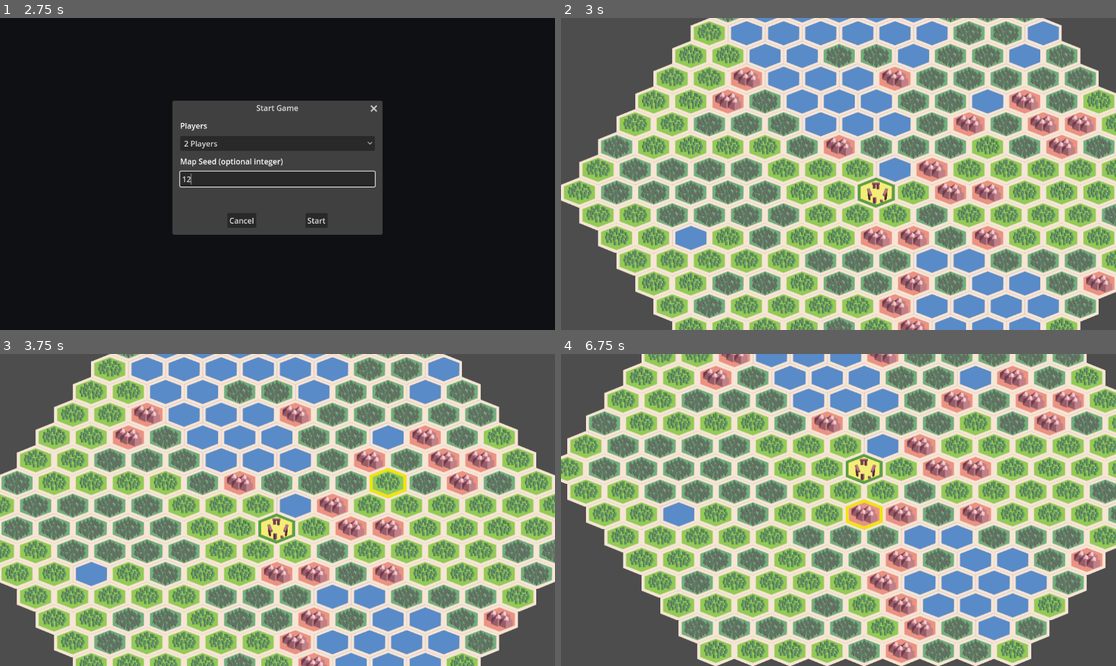
Above: before the commit, frames 1-4 (two rows, left to right).
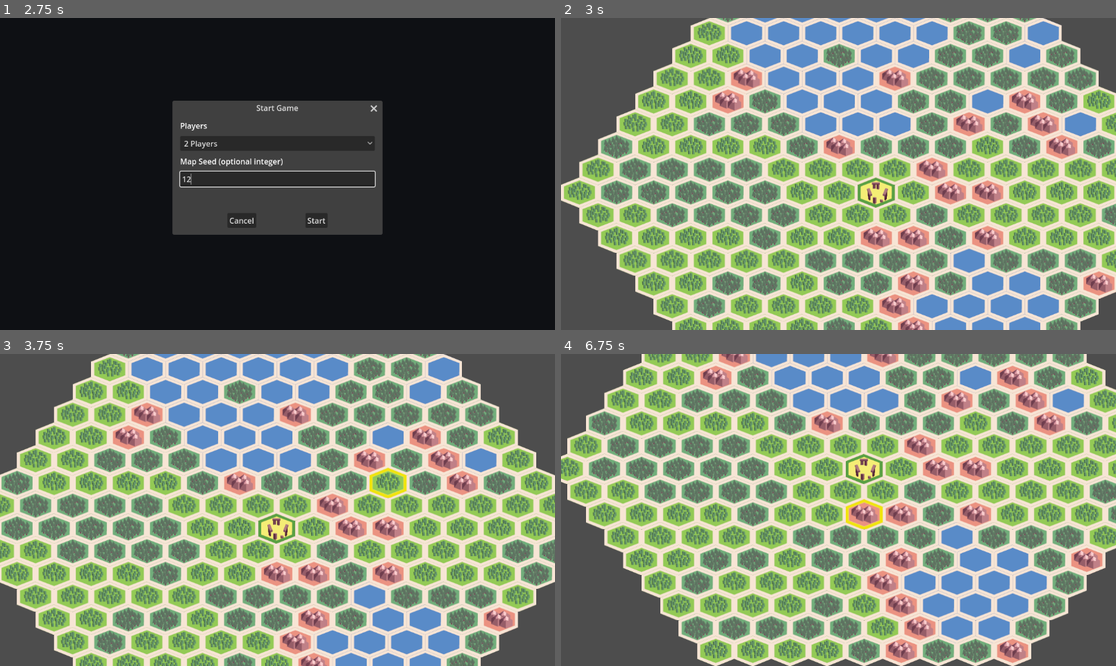
Above: after the commit, the same moments.

Repository: Gitchegumi/Violence-of-Action
Game: Godot game, scene res://scenes/ui/main_menu.tscn
Same seed, same stepped clock (60 frames per second), same inputs: the game is played once before the commit and once after it.
Inputs (mouse positions are in pixels of both pictures, inside the frame that each line leads up to):
- Up to frame 1 (2.75 s): click "Start Game" at 0.5 s; click (277, 180) at 1.27 s; type "12" at 1.35 s; click "Start Game" at 2 s
- Up to frame 2 (3 s): click "Start" at 2.75 s
- Up to frame 3 (3.75 s): tap Enter (ui_accept) at 3.5 s; move the mouse to (399, 494) at 3.52 s; hold Right (ui_right) from 3.53 s (still down); hold Shift from 3.53 s (still down); click (399, 494) at 3.67 s
- Up to frame 4 (6.75 s): tap Enter (ui_accept) at 3.77, 4.25, 5, 5.75, 6.5 s; release Right (ui_right) at 4.25 s; release Shift at 4.25 s; drag from (727, 525) to (810, 572) at 4.27 s; move the mouse to (894, 441) at 5.02 s; hold Right (ui_right) 5.03-5.75 s; tap Ctrl at 5.1 s; drag from (810, 572) to (672, 463) at 5.77 s; move the mouse to (1005, 556) at 6.52 s; hold Left (ui_left) from 6.53 s (still down); tap F at 6.6 s

Frame 1 is identical in both runs. In frame 2, 1.9% of the frame differs, in the area x 20-97%, y 8-100%; in frame 3, 1.9%; in frame 4, 2.3%, in the area x 18-95%, y 10-100%.

Commit message:
fix(map): make match seeds deterministic
Preserve explicit seed zero and resolve unconfigured matches before map generation.

Route terrain noise and repair-path shuffles through one per-match RNG, with complete-map reproducibility coverage.

Diff:
--- a/scripts/tile_map.gd
+++ b/scripts/tile_map.gd
@@ -18,6 +18,7 @@
 const MAP_RADIUS = 8
 var player_count := 2
 var map_seed := 0
+var map_rng := RandomNumberGenerator.new()
 
 ## An array to hold all the TerrainType resources (.tres files).
 ## Assign these in the Godot Inspector.
@@ -50,6 +51,11 @@
 	if GameSession.has_match_config():
 		player_count = int(GameSession.match_config.get("player_count", 2))
 		map_seed = int(GameSession.match_config.get("seed", 0))
+	else:
+		var random_seed_source := RandomNumberGenerator.new()
+		random_seed_source.randomize()
+		map_seed = random_seed_source.randi()
+	map_rng.seed = map_seed
 	_generate_map()
 	# Wire up the troop manager (keeps mechanics out of main.gd)
 	add_child(troop_manager)
@@ -96,7 +102,7 @@
 	var noise = FastNoiseLite.new()
 	noise.noise_type = FastNoiseLite.TYPE_SIMPLEX_SMOOTH
 	noise.frequency = 0.03
-	noise.seed = map_seed if map_seed != 0 else randi()
+	noise.seed = map_seed
 
 	var coordinates = _get_concentric_hex_rings(MAP_RADIUS, center)
 	var noise_data = []
@@ -153,7 +159,7 @@
 		if type.passable_by == "land":
 			swappable_coords.append(coord)
 
-	swappable_coords.shuffle()
+	_shuffle_with_map_rng(swappable_coords)
 
 	for coord in path_coords:
 		if terrain_map.has(coord):
@@ -229,7 +235,7 @@
 			if type.passable_by == "land":
 				swappable_coords.append(coord)
 
-	swappable_coords.shuffle()
+	_shuffle_with_map_rng(swappable_coords)
 
 	for zone in zones:
 		for coord in zone:
@@ -243,6 +249,14 @@
 					else:
 						print("Warning: Ran out of swappable tiles for deployment zone.")
 						break
+
+
+func _shuffle_with_map_rng(items: Array) -> void:
+	for index in range(items.size() - 1, 0, -1):
+		var swap_index := map_rng.randi_range(0, index)
+		var value = items[index]
+		items[index] = items[swap_index]
+		items[swap_index] = value
 
 # Returns an array of Vector2i coordinates for all tiles in concentric hex rings.
 func _get_concentric_hex_rings(radius: int, center: Vector2i) -> Array[Vector2i]:
--- a/tests/ui/test_main_menu.gd
+++ b/tests/ui/test_main_menu.gd
@@ -30,6 +30,10 @@
 	assert_eq(menu.build_match_config(2, "", 24680), {"player_count": 2, "seed": 24680})
 
 
+func test_explicit_zero_seed_is_preserved():
+	assert_eq(menu.build_match_config(2, "0", 24680), {"player_count": 2, "seed": 0})
+
+
 func test_setup_submission_emits_and_stores_match_config():
 	watch_signals(menu)
 	menu.player_count_option.select(1)
@@ -47,6 +51,38 @@
 	assert_eq(tile_map.player_count, 3)
 	assert_eq(tile_map.map_seed, 13579)
 	assert_eq(tile_map.deployment_zones_data.size(), 3)
+
+
+func test_zero_seed_is_applied_by_gameplay_map():
+	GameSession.set_match_config({"player_count": 2, "seed": 0})
+	var tile_map = TileMapScene.instantiate()
+	add_child_autofree(tile_map)
+	assert_eq(tile_map.map_seed, 0)
+	assert_eq(tile_map.map_rng.seed, 0)
+
+
+func test_equal_seeds_generate_identical_complete_maps():
+	GameSession.set_match_config({"player_count": 2, "seed": 424242})
+	var first_map = TileMapScene.instantiate()
+	add_child_autofree(first_map)
+	var first_snapshot := _terrain_snapshot(first_map)
+
+	var second_map = TileMapScene.instantiate()
+	add_child_autofree(second_map)
+	var second_snapshot := _terrain_snapshot(second_map)
+	assert_eq(second_snapshot, first_snapshot, "equal seeds reproduce the complete repaired terrain map")
+
+
+func _terrain_snapshot(tile_map) -> Array[String]:
+	var coordinates: Array = tile_map.terrain_data_map.keys()
+	coordinates.sort_custom(func(a: Vector2i, b: Vector2i):
+		return a.x < b.x or (a.x == b.x and a.y < b.y)
+	)
+	var snapshot: Array[String] = []
+	for coordinate in coordinates:
+		var terrain: TerrainType = tile_map.terrain_data_map[coordinate]
+		snapshot.append("%d,%d:%s" % [coordinate.x, coordinate.y, terrain.terrain_name])
+	return snapshot
 
 
 func test_only_one_popup_can_be_open():
